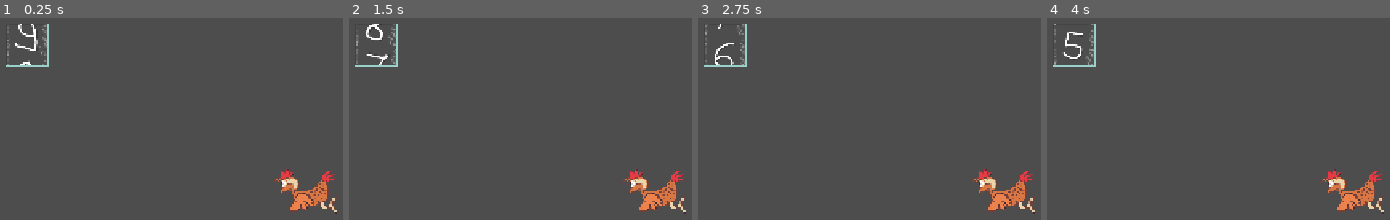
Above: before the commit, frames 1-4 (left to right).
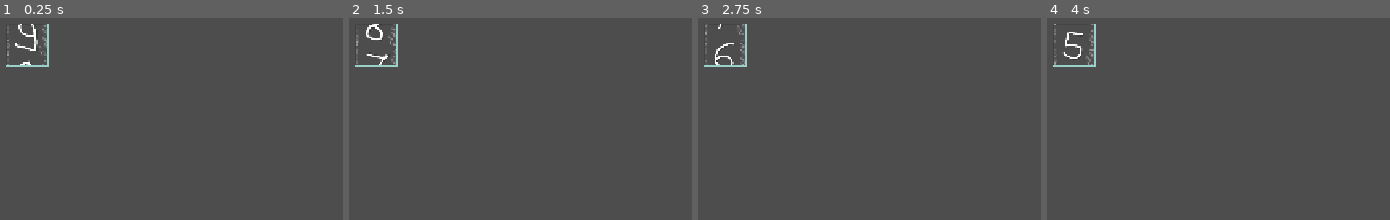
Above: after the commit, the same moments.

Repository: MisterIXI/gmtk26
Game: Godot game, scene res://scenes/__game/main.tscn
Same seed, same stepped clock (60 frames per second), same inputs: the game is played once before the commit and once after it.
Inputs:
- Up to frame 1 (0.25 s): no input
- Up to frame 2 (1.5 s): no input
- Up to frame 3 (2.75 s): no input
- Up to frame 4 (4 s): no input

The runs differ from the first frame. In frame 1, 1.8% of the frame differs, in the area x 79-99%, y 74-98%; in frame 2, 1.8%; in frame 3, 1.8%; in frame 4, 1.8%.

Commit message:
game_scene_Start

Diff:
--- a/scenes/__game/main.tscn
+++ b/scenes/__game/main.tscn
@@ -1,7 +1,6 @@
 [gd_scene format=3 uid="uid://ceqhsqdcro4x5"]
 
 [ext_resource type="PackedScene" uid="uid://bni4u1afl54fk" path="res://scenes/ui/countdown.tscn" id="1_ofrgl"]
-[ext_resource type="Texture2D" uid="uid://brv7gqi20yi2n" path="res://assets/textures/moorhuhn/chicken_wing.png" id="2_bvcin"]
 
 [node name="Main" type="Node2D" unique_id=182831752]
 
@@ -11,8 +10,3 @@
 
 [node name="Camera2D" type="Camera2D" parent="." unique_id=1107414062]
 position = Vector2(657, 347)
-
-[node name="Sprite2D" type="Sprite2D" parent="." unique_id=1895967557]
-position = Vector2(1123.0001, 298.00003)
-scale = Vector2(0.29, 0.29)
-texture = ExtResource("2_bvcin")
--- /dev/null
+++ b/scenes/__game/mini_games/moorhuhn/chicken_wing.tscn
@@ -0,0 +1,40 @@
+[gd_scene format=3 uid="uid://b65hh8grj7221"]
+
+[ext_resource type="SpriteFrames" uid="uid://tx5c22pihjhc" path="res://scenes/__game/mini_games/moorhuhn/chicken_wing_sprite_frame.tres" id="1_je0gl"]
+[ext_resource type="Texture2D" uid="uid://6jo8c2w6hiod" path="res://assets/textures/moorhuhn/feather.png" id="2_5pe8f"]
+
+[sub_resource type="Curve" id="Curve_477m3"]
+_data = [Vector2(0.010638304, 0.97752815), 0.0, 0.0, 0, 0, Vector2(1, 0.04494381), 0.0, 0.0, 0, 0]
+point_count = 2
+
+[node name="Chicken_Wing" type="Node2D" unique_id=519955344]
+
+[node name="AnimatedSprite2D" type="AnimatedSprite2D" parent="." unique_id=326452783]
+scale = Vector2(0.2, 0.2)
+sprite_frames = ExtResource("1_je0gl")
+autoplay = "default"
+frame_progress = 0.030640613
+
+[node name="CPUParticles2D" type="CPUParticles2D" parent="." unique_id=1524265999]
+position = Vector2(2, 5)
+rotation = -0.62133723
+emitting = false
+amount = 33
+texture = ExtResource("2_5pe8f")
+lifetime = 5.0
+one_shot = true
+explosiveness = 1.0
+randomness = 1.0
+emission_shape = 3
+emission_rect_extents = Vector2(19.45, 7.515)
+direction = Vector2(-1, 1)
+spread = 180.0
+gravity = Vector2(0, -1)
+initial_velocity_max = 5.0
+angular_velocity_max = 5.0
+tangential_accel_max = 100.0
+damping_max = 5.0
+angle_max = 720.0
+scale_amount_min = 0.1
+scale_amount_max = 0.3
+scale_amount_curve = SubResource("Curve_477m3")
--- /dev/null
+++ b/scenes/__game/mini_games/moorhuhn/chicken_wing_sprite_frame.tres
@@ -0,0 +1,44 @@
+[gd_resource type="SpriteFrames" format=3 uid="uid://tx5c22pihjhc"]
+
+[ext_resource type="Texture2D" uid="uid://c4t8nu4qf5pgl" path="res://assets/textures/moorhuhn/chicken_wing-Sheet.png" id="1_wkw57"]
+
+[sub_resource type="AtlasTexture" id="AtlasTexture_8m2kh"]
+atlas = ExtResource("1_wkw57")
+region = Rect2(0, 0, 512, 512)
+
+[sub_resource type="AtlasTexture" id="AtlasTexture_u7ox2"]
+atlas = ExtResource("1_wkw57")
+region = Rect2(512, 0, 512, 512)
+
+[sub_resource type="AtlasTexture" id="AtlasTexture_76qnh"]
+atlas = ExtResource("1_wkw57")
+region = Rect2(1024, 0, 512, 512)
+
+[sub_resource type="AtlasTexture" id="AtlasTexture_wkw57"]
+atlas = ExtResource("1_wkw57")
+region = Rect2(1536, 0, 512, 512)
+
+[resource]
+animations = [{
+"frames": [{
+"duration": 1.0,
+"texture": SubResource("AtlasTexture_8m2kh")
+}, {
+"duration": 1.0,
+"texture": SubResource("AtlasTexture_u7ox2")
+}, {
+"duration": 1.0,
+"texture": SubResource("AtlasTexture_76qnh")
+}],
+"loop": 1,
+"name": &"default",
+"speed": 11.0
+}, {
+"frames": [{
+"duration": 1.0,
+"texture": SubResource("AtlasTexture_wkw57")
+}],
+"loop": 1,
+"name": &"dying",
+"speed": 5.0
+}]
--- /dev/null
+++ b/scenes/__game/mini_games/moorhuhn/mini_game_moorhuhn_game_scene.tscn
@@ -0,0 +1,41 @@
+[gd_scene format=3 uid="uid://bfok6tjnjb4i4"]
+
+[ext_resource type="Texture2D" uid="uid://c7h52hgosebcg" path="res://assets/textures/moorhuhn/background.png" id="1_l012o"]
+[ext_resource type="Texture2D" uid="uid://b7viqlpdyyafy" path="res://assets/textures/moorhuhn/wheel.png" id="2_x40v4"]
+[ext_resource type="Script" uid="uid://bbyiskkyagnh1" path="res://scenes/__game/mini_games/moorhuhn/wheel.gd" id="3_615r8"]
+[ext_resource type="Texture2D" uid="uid://cqtku5q4xbtmt" path="res://assets/textures/moorhuhn/dot.png" id="4_g4kbb"]
+[ext_resource type="PackedScene" uid="uid://b65hh8grj7221" path="res://scenes/__game/mini_games/moorhuhn/chicken_wing.tscn" id="5_x40v4"]
+
+[node name="Mini_Game_Moorhuhn" type="Node2D" unique_id=467635598]
+
+[node name="background" type="Node2D" parent="." unique_id=974294881]
+
+[node name="Background_Sprite" type="Sprite2D" parent="background" unique_id=1282553356]
+position = Vector2(885, 355)
+scale = Vector2(0.395, 0.395)
+texture = ExtResource("1_l012o")
+
+[node name="bg_extension" type="Sprite2D" parent="background" unique_id=1095892242]
+position = Vector2(76, 355.00003)
+scale = Vector2(0.395, 0.395)
+texture = ExtResource("1_l012o")
+flip_h = true
+
+[node name="Wheel" type="Sprite2D" parent="background" unique_id=280735325]
+position = Vector2(1132, 314)
+texture = ExtResource("2_x40v4")
+script = ExtResource("3_615r8")
+
+[node name="Wheel_Dot" type="Sprite2D" parent="background" unique_id=986390853]
+position = Vector2(1132, 314)
+texture = ExtResource("4_g4kbb")
+
+[node name="Chicken_Wing" parent="." unique_id=519955344 instance=ExtResource("5_x40v4")]
+position = Vector2(836, 201)
+
+[node name="Chicken_Wing2" parent="." unique_id=1812830331 instance=ExtResource("5_x40v4")]
+position = Vector2(281, 332)
+
+[node name="Camera2D" type="Camera2D" parent="." unique_id=1250029926]
+position = Vector2(647, 331)
+zoom = Vector2(0.95, 0.95)
--- /dev/null
+++ b/scenes/__game/mini_games/moorhuhn/wheel.gd
@@ -0,0 +1,6 @@
+extends Sprite2D
+@export var speed :float = 3.0
+
+
+func _process(delta: float) -> void:
+    rotation += speed * delta
Binary file added: assets/textures/moorhuhn/background.aseprite
Binary file added: assets/textures/moorhuhn/background.png
Not shown, added: assets/textures/moorhuhn/background.png.import
Binary file added: assets/textures/moorhuhn/chicken_wing-Sheet.png
Not shown, added: assets/textures/moorhuhn/chicken_wing-Sheet.png.import
Binary file changed: assets/textures/moorhuhn/chicken_wing.ase
Binary file added: assets/textures/moorhuhn/dot.png
Not shown, added: assets/textures/moorhuhn/dot.png.import
Binary file added: assets/textures/moorhuhn/feather.aseprite
Binary file added: assets/textures/moorhuhn/feather.png
Not shown, added: assets/textures/moorhuhn/feather.png.import
Binary file added: assets/textures/moorhuhn/wheel.aseprite
(and 3 more such lines)
